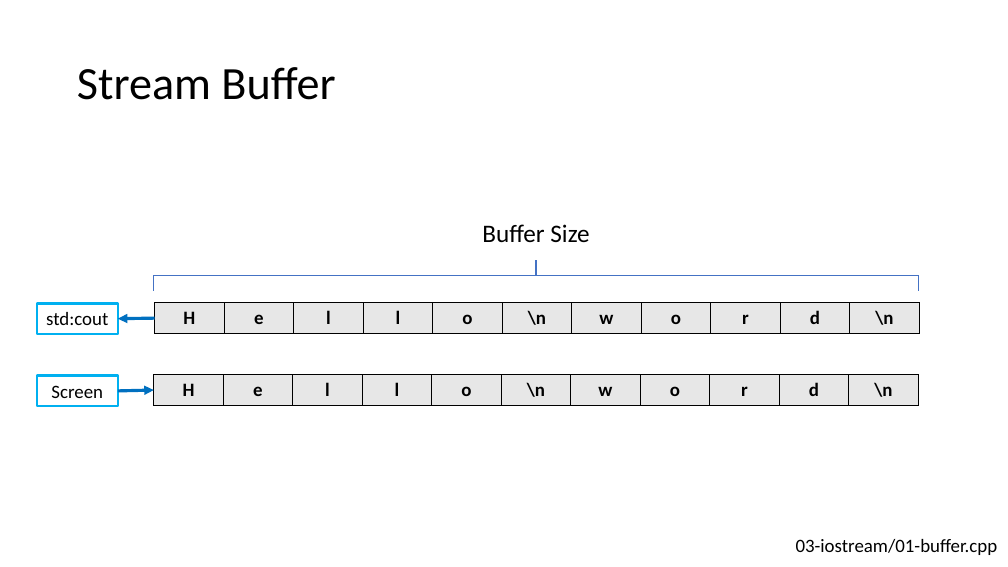
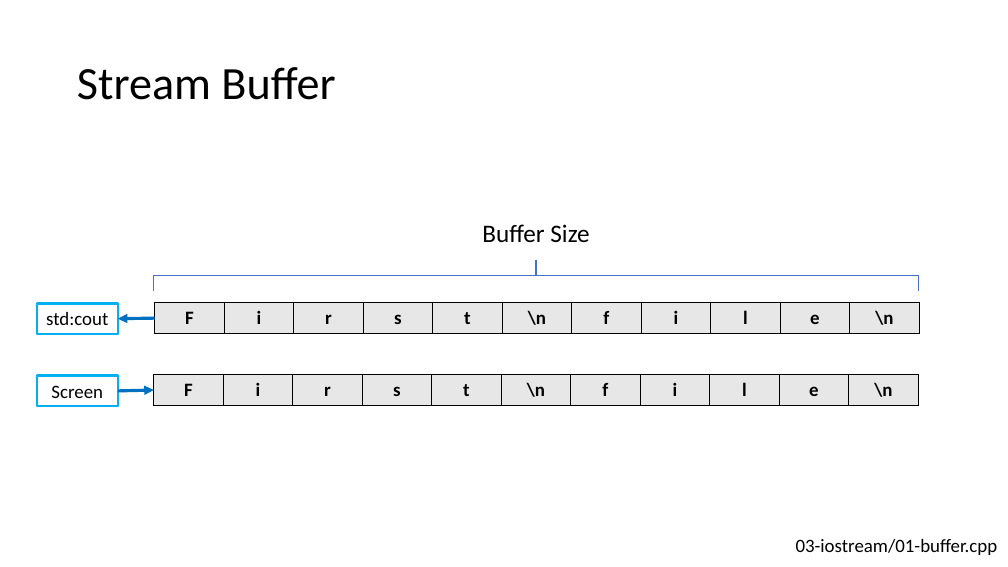
Before and after one commit to CNOCycle/cpp_tutorial, a slide deck: slide 6 of 03-iostream/00-iostream.pptx. Drawn at 1008x567 pixels with LibreOffice and Linux fonts; fonts in the diff are those of the drawing. Boxes give left, top, right and bottom in pixels: in the first picture for what was removed or moved away, otherwise in the second. Text is boxed around its words. In the diff, an @@ line names an element or a change of style, - is before the commit and + after.

```diff
--- a/03-iostream/00-iostream.pptx
+++ b/03-iostream/00-iostream.pptx
@@ table at (155,303,920,334) @@
-row 1: H | e | l | l | o | \n | w | o | r | d | \n
+row 1: F | i | r | s | t | \n | f | i | l | e | \n
@@ table at (154,375,919,406) @@
-row 1: H | e | l | l | o | \n | w | o | r | d | \n
+row 1: F | i | r | s | t | \n | f | i | l | e | \n
```
Also in this commit, not shown: 1 other slide changed, 5 other files.
